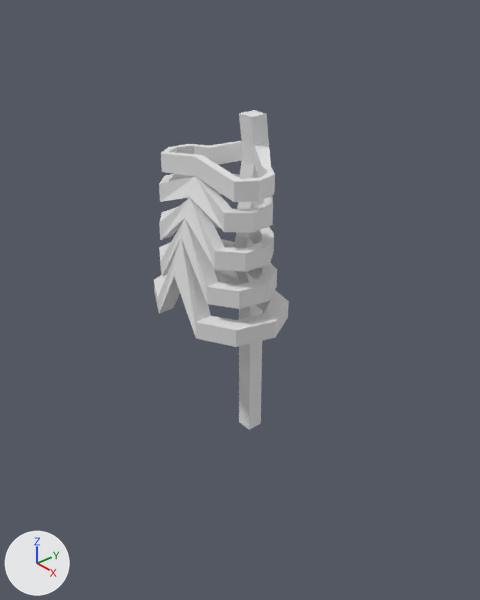
An edit to the Blender file Assets/Design/Models/Skeleton.blend, drawn before and after from the same camera.
Before and after are seen from a 50 mm lens placed at (1.278, -1.139, 0.905), pointed at (-0.007, -0.036, -0.031). Lighting does not change. The marker at lower left points along +X, +Y and +Z.
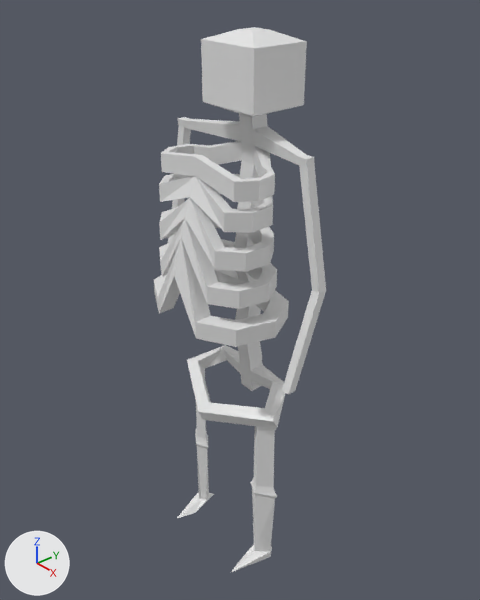
Changed parts and their boxes [x1, y1, x2, y2] in the pictures (480 x 600 px):
'Cube', reshaped (27% wider, 70% taller)
    before: [154, 110, 289, 430]
    after: [154, 27, 326, 572]
part 1 of me_cube_001, built on
    before: [239, 110, 269, 430]
    after: [157, 27, 326, 572]

Edits to the bpy script that builds the scene:
```text
Change me_cube_001:
    used by ob_cube; location = (0.0, 0.0, 0.0)
    remove me_cube_001.from_pydata(...)  # 200 vertices, 198 faces; spans x 0.0..0.216, y -0.266..0.035, z -0.5..0.5
    add me_cube_001.from_pydata(...)  # 340 vertices, 328 faces; spans x 0.0..0.312, y -0.266..0.084, z -0.911..0.7
    me_cube_001 part 1
    1 vertex is removed from x 0.0, y 0.0, z 0.5
    10 faces are deleted
    6 vertices in x 0.0..0.025, y -0.025..0.025, z -0.5 move by (0.0, 0.01, 0.15)
    92 vertices are added at x 0.0..0.312, y -0.209..0.084, z -0.911..0.7
    5 new vertices lie (0.0, -0.01, -0.056) away from vertices in x 0.0..0.025, y -0.025..0.025, z -0.025
    5 new vertices lie (0.0, -0.01, -0.044) away from vertices in x 0.0..0.025, y -0.035..0.015, z -0.081
    5 new vertices lie (0.0, 0.02, -0.106) away from vertices in x 0.0..0.025, y -0.045..0.005, z -0.125
    5 new vertices lie (0.0, 0.003, -0.04) away from vertices in x 0.0..0.025, y -0.025..0.025, z -0.231
    5 new vertices lie (0.0, -0.003, 0.04) away from vertices in x 0.0..0.025, y -0.025..0.025, z -0.5
    5 new vertices lie (0.0, 0.004, -0.032) away from vertices in x 0.0..0.025, y -0.025..0.025, z 0.5
    13 new vertices lie (0.025, 0.0, 0.0) away from vertices in x 0.0..0.287, y -0.134..0.025, z -0.149..0.7
    6 new vertices lie (0.097, 0.0, 0.0) away from vertices in x 0.0, y -0.084..0.084, z 0.525..0.675
    140 new faces join them
```
